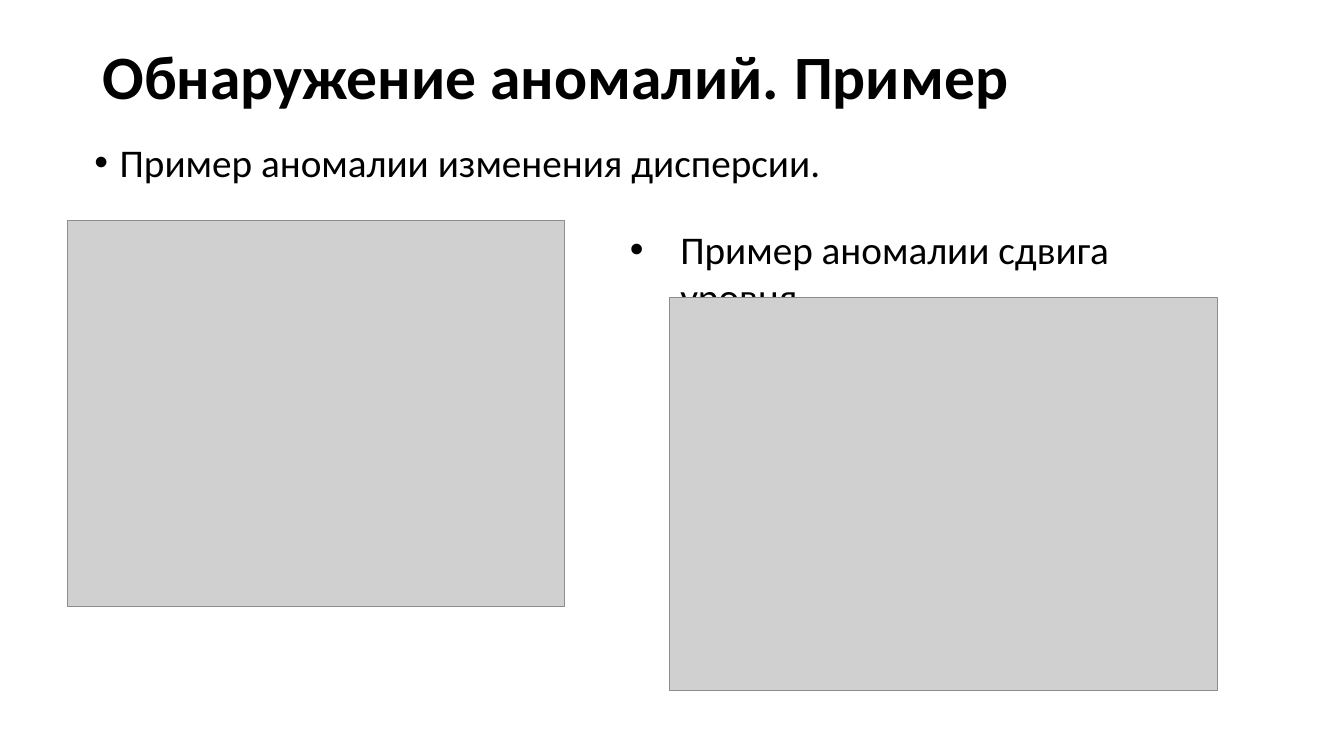
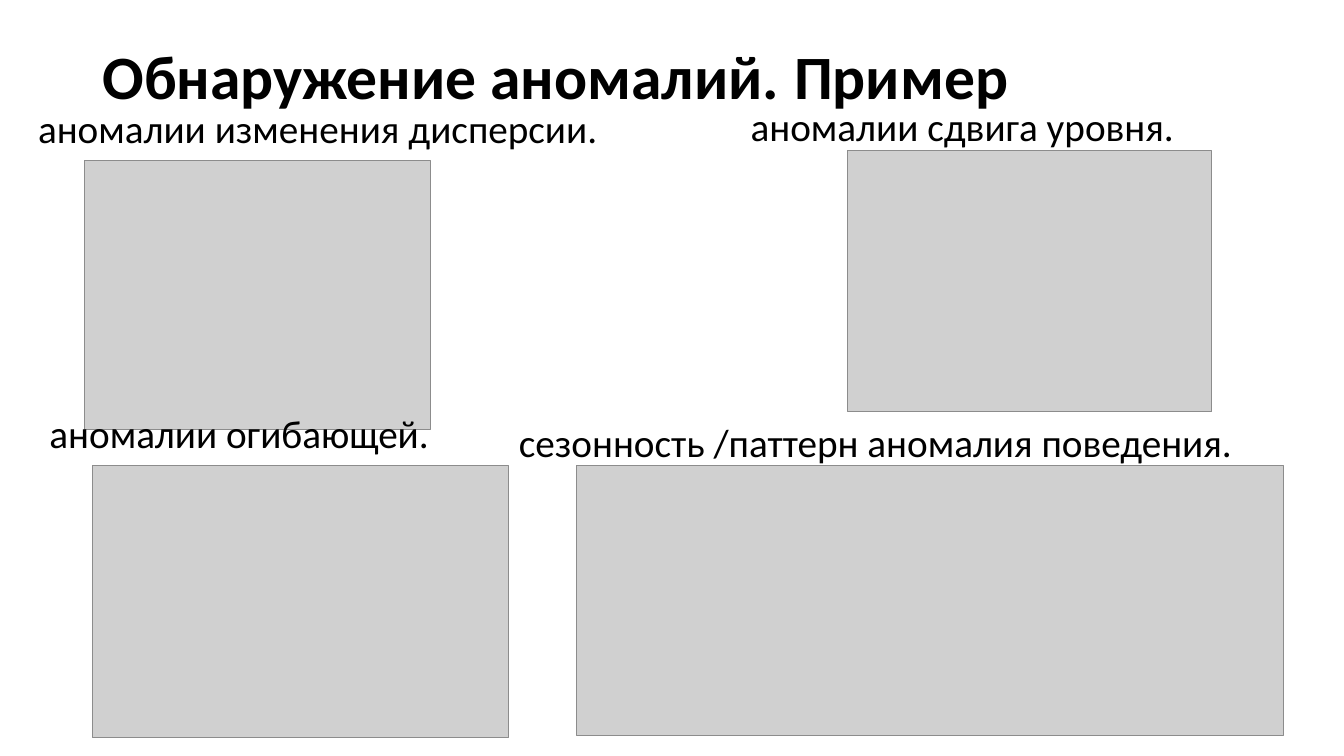
Before and after one commit to MVRonkin/TimeSeriesCourse, a slide deck: slide 7 of 2025/LEC/06-2 Обнаружение аномалий.pptx (slide 9 before the commit). Drawn at 1344x756 pixels with LibreOffice and Linux fonts; fonts in the diff are those of the drawing; grey boxes stand for pictures. Boxes give left, top, right and bottom in pixels: in the first picture for what was removed or moved away, otherwise in the second. Text is boxed around its words. In the diff, an @@ line names an element or a change of style, - is before the commit and + after.

```diff
--- a/2025/LEC/06-2 Обнаружение аномалий.pptx
+++ b/2025/LEC/06-2 Обнаружение аномалий.pptx
@@ text at (751,108,1174,151): text changed @@
-• Пример аномалии сдвига уровня.
+аномалии сдвига уровня.
@@ text at (38,124,597,150): text changed @@
-• Пример аномалии изменения дисперсии.
+аномалии изменения дисперсии.
@@ picture: place and size @@
-picture at (68,220,565,607)
+picture at (85,160,431,430)
@@ picture: place and size @@
-picture at (669,297,1218,691)
+picture at (848,151,1213,412)
@@ text added at (49,415,429,458), 28 pt, text #000000 @@
+аномалии огибающей.
@@ text added at (519,429,1232,467), 28 pt, text #000000 @@
+сезонность /паттерн аномалия поведения.
@@ picture added at (93,466,509,738) @@
@@ picture added at (577,466,1285,735) @@
```
Also in this commit, not shown: 11 other slides changed, 3 slides added.
